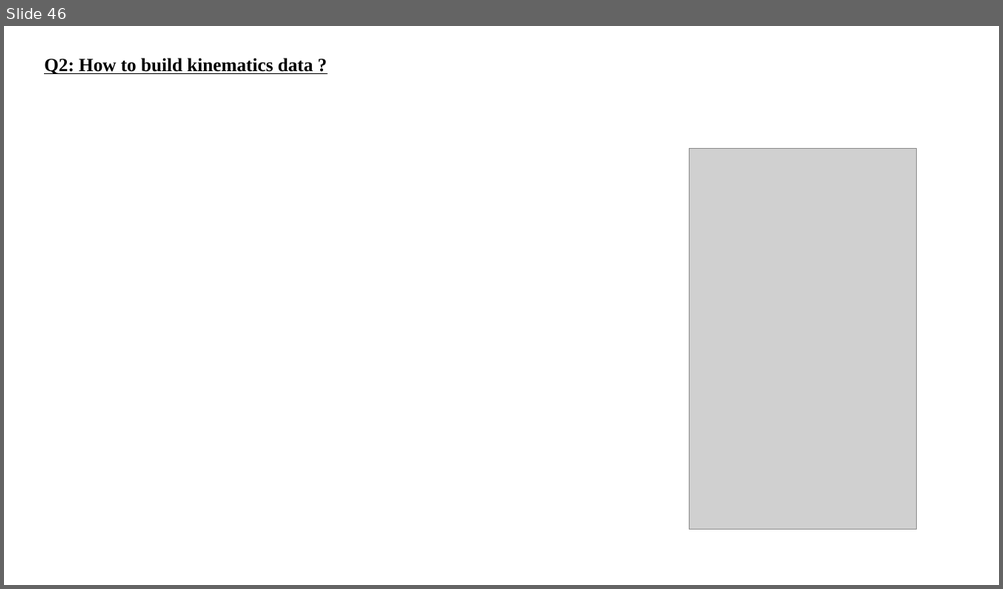
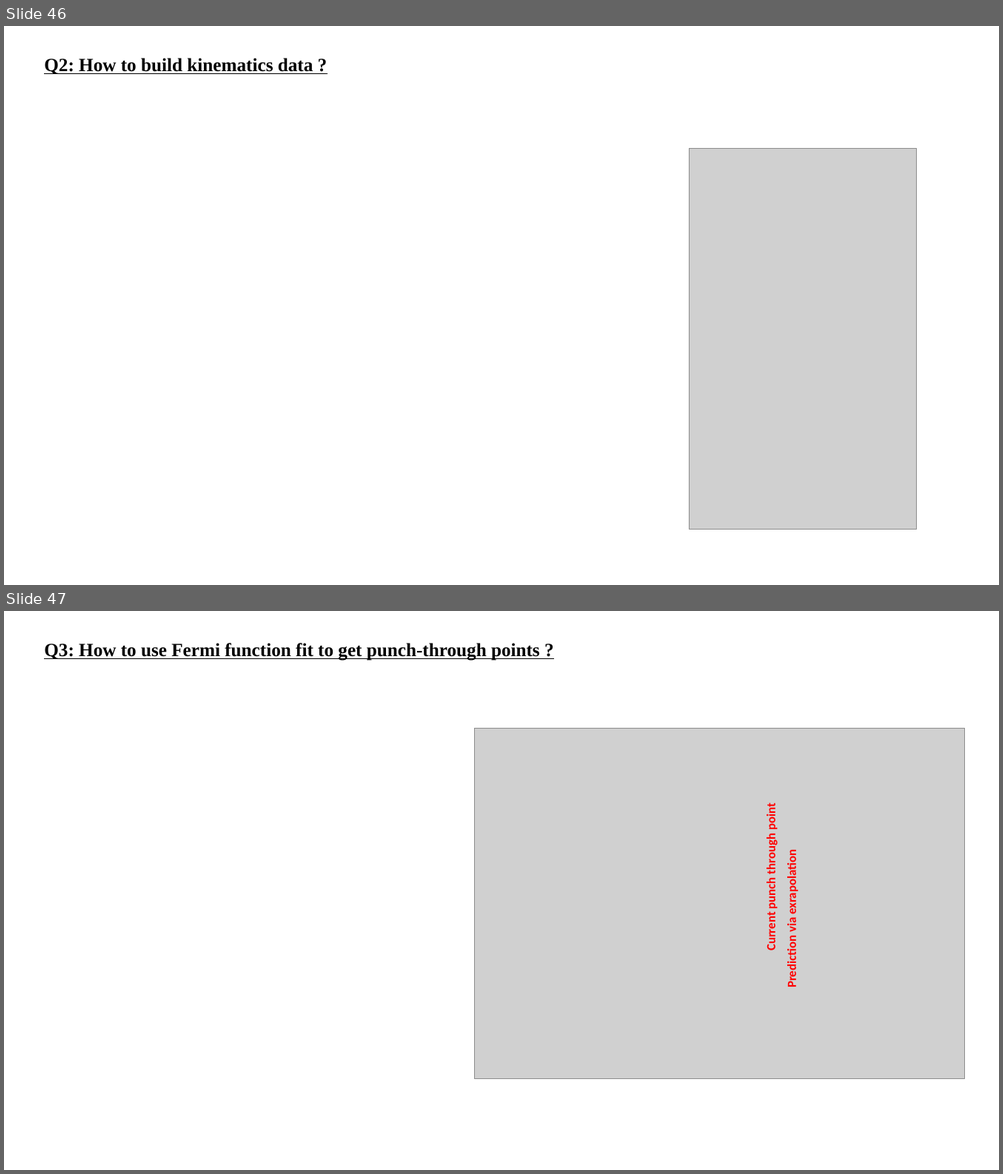
Before and after one commit to gfh16/StudyNotes, a slide deck: 2018Oct-Tutorial_HiRACsICalibrations.pptx. Shown one above the other, each under a label of ours: slide 46 before the commit, slides 46 and 47 after it. The pictures are 1003x589 and 1003x1174 pixels, drawn with LibreOffice and Linux fonts; fonts in the diff are those of the drawing; grey boxes stand for pictures. Boxes give left, top, right and bottom in pixels: in the first picture for what was removed or moved away, otherwise in the second. Text is boxed around its words. In the diff, an @@ line names an element or a change of style, - is before the commit and + after.

```diff
--- a/2018Oct-Tutorial_HiRACsICalibrations.pptx
+++ b/2018Oct-Tutorial_HiRACsICalibrations.pptx
@@ slide 47 added at box(4, 611, 999, 1170), background #FFFFFF @@
@@ text added at box(44, 643, 540, 661), 18 pt, text #000000, bold, underline @@
+Q3: How to use Fermi function fit to get punch-through points ?
@@ picture added at box(474, 728, 965, 1079) @@
@@ text added at box(763, 806, 778, 951), 12 pt, text #FF0000, bold @@
+Current punch through point
@@ text added at box(784, 856, 799, 987), 12 pt, text #FF0000, bold @@
+Prediction via exrapolation
```
Also in this commit, not shown: 1 slide removed, 4 other files.
